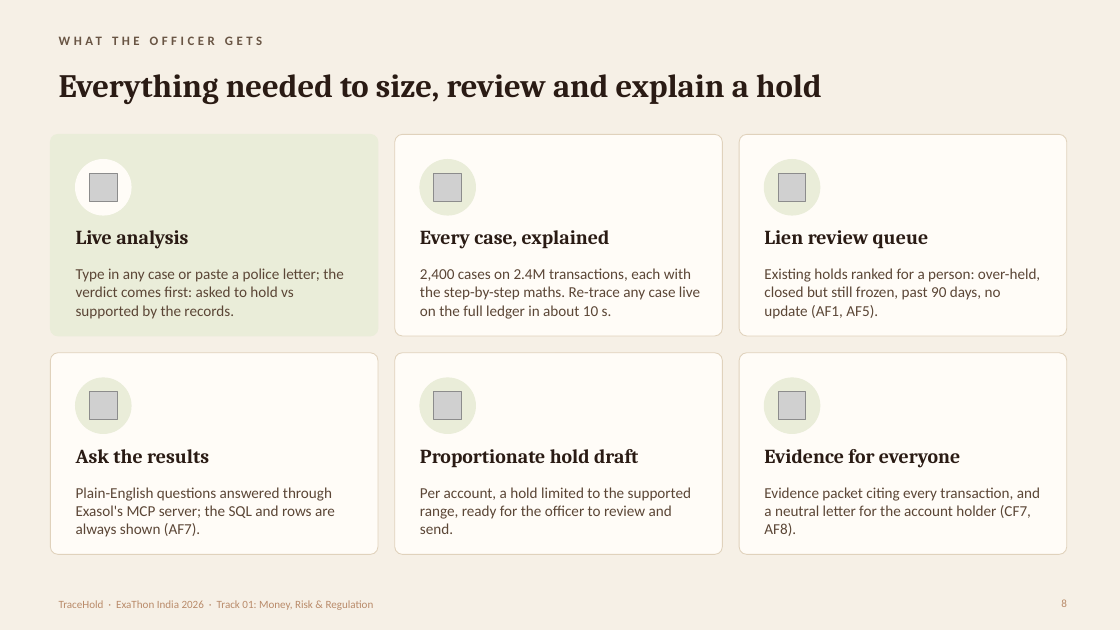
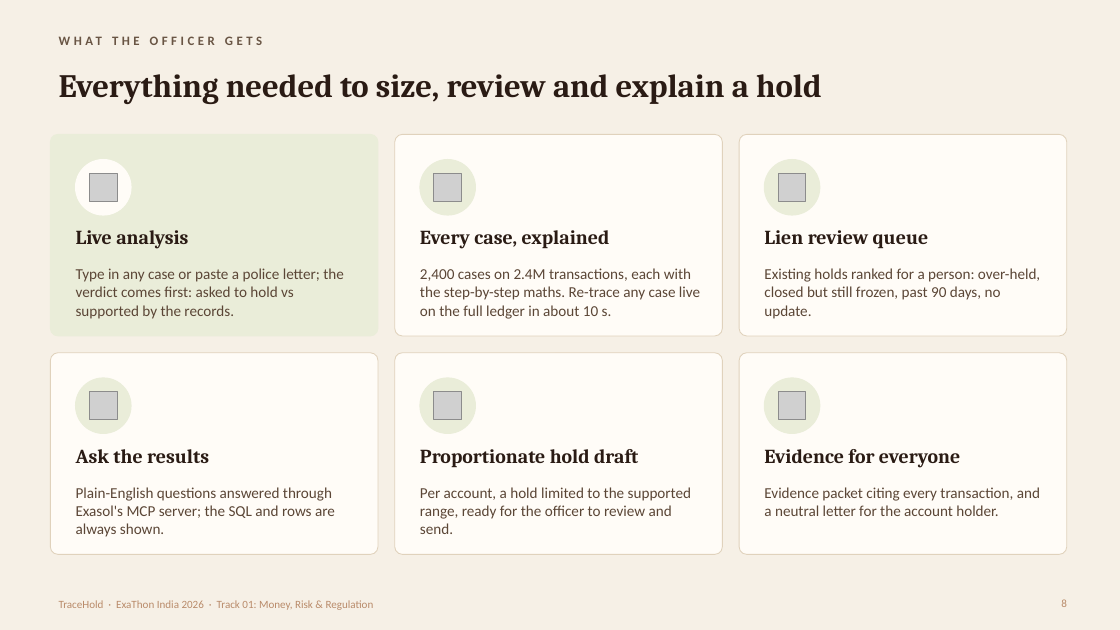
Before and after one commit to lisamehta0791/TraceHold, a slide deck: slide 8 of docs/TraceHold-Pitch-Deck.pptx. Drawn at 1120x630 pixels with LibreOffice and Linux fonts; fonts in the diff are those of the drawing; grey boxes stand for pictures. Boxes give left, top, right and bottom in pixels: in the first picture for what was removed or moved away, otherwise in the second. Text is boxed around its words. In the diff, an @@ line names an element or a change of style, - is before the commit and + after.

```diff
--- a/docs/TraceHold-Pitch-Deck.pptx
+++ b/docs/TraceHold-Pitch-Deck.pptx
@@ text at (764,268,1040,319): text changed @@
-Existing holds ranked for a person: over-held, closed but still frozen, past 90 days, no update (AF1, AF5).
+Existing holds ranked for a person: over-held, closed but still frozen, past 90 days, no update.
@@ text at (76,487,335,537): text changed @@
-Plain-English questions answered through Exasol's MCP server; the SQL and rows are always shown (AF7).
+Plain-English questions answered through Exasol's MCP server; the SQL and rows are always shown.
@@ text at (764,487,1040,516): text changed @@
-Evidence packet citing every transaction, and a neutral letter for the account holder (CF7, AF8).
+Evidence packet citing every transaction, and a neutral letter for the account holder.
```
Also in this commit, not shown: 2 other slides changed, 7 other files.
